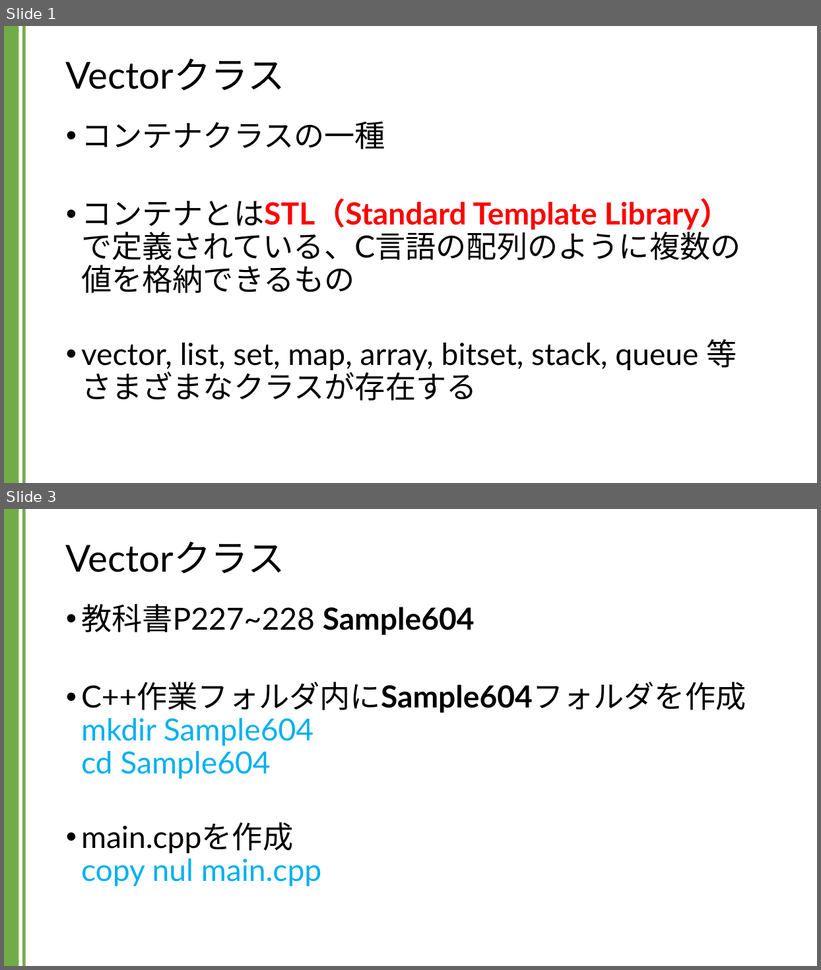
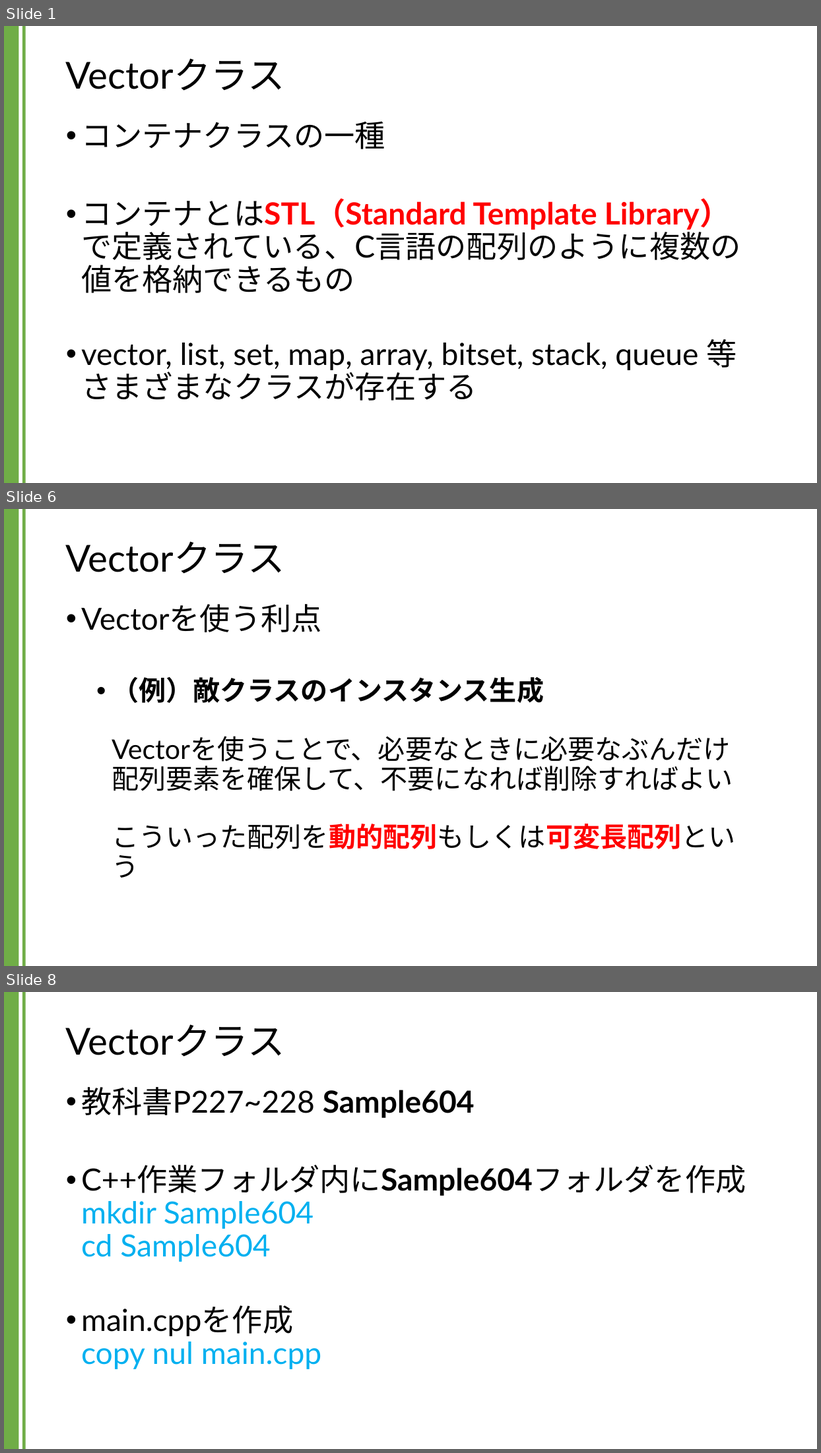
Before and after one commit to kic-murata/cpp2024, a slide deck: 授業資料/講義資料：Vectorクラス.pptx. Shown one above the other, each under a label of ours: slides 1 and 3 before the commit, slides 1, 6 and 8 after it; the slides between them are not shown. The pictures are 821x970 and 821x1453 pixels, drawn with LibreOffice and Linux fonts; fonts in the diff are those of the drawing. Boxes give left, top, right and bottom in pixels: in the first picture for what was removed or moved away, otherwise in the second. Text is boxed around its words. In the diff, an @@ line names an element or a change of style, - is before the commit and + after.

```diff
--- a/授業資料/講義資料：Vectorクラス.pptx
+++ b/授業資料/講義資料：Vectorクラス.pptx
@@ slide 6 added at [4,509,817,966], background #FFFFFF; not listed: 2 template elements that a slide beside it also shows @@
@@ title added at [66,541,285,574], 44 pt, text #000000 @@
+Vectorクラス
@@ text added at [81,604,736,878], 32 pt, text #000000 @@
+• Vectorを使う利点
+  • （例）敵クラスのインスタンス生成
+    Vectorを使うことで、必要なときに必要なぶんだけ
+    配列要素を確保して、不要になれば削除すればよい
+    こういった配列を動的配列もしくは可変長配列という
@@ what was slide 3 is now slide 8 @@
```
Also in this commit, not shown: 1 slide changed, 4 other slides added.
